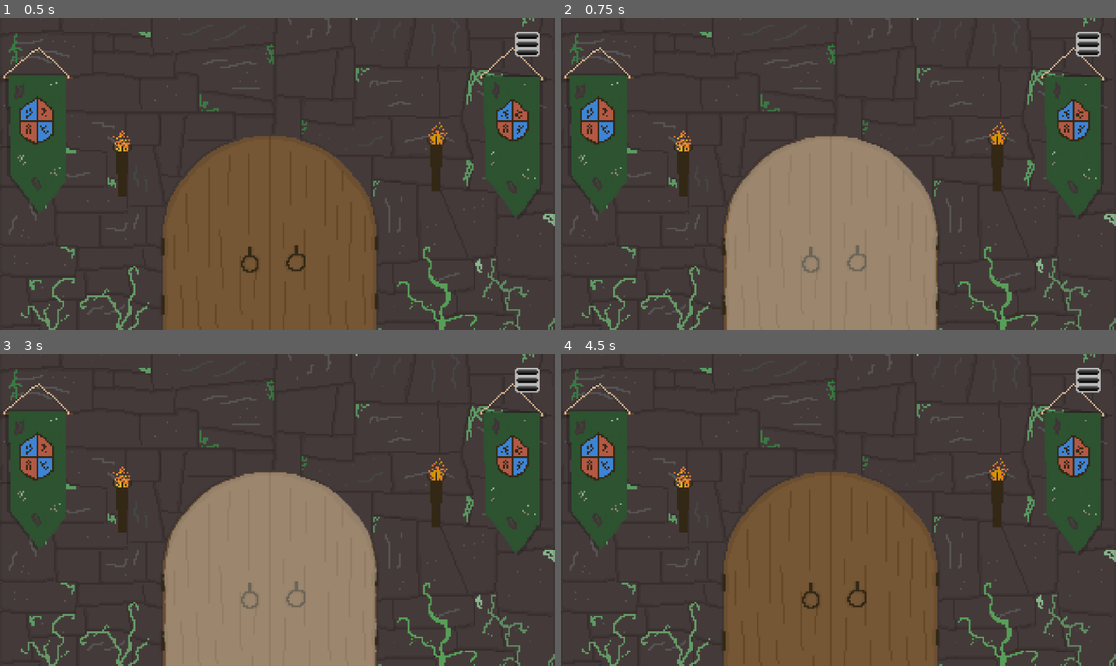
Above: before the commit, frames 1-4 (two rows, left to right).
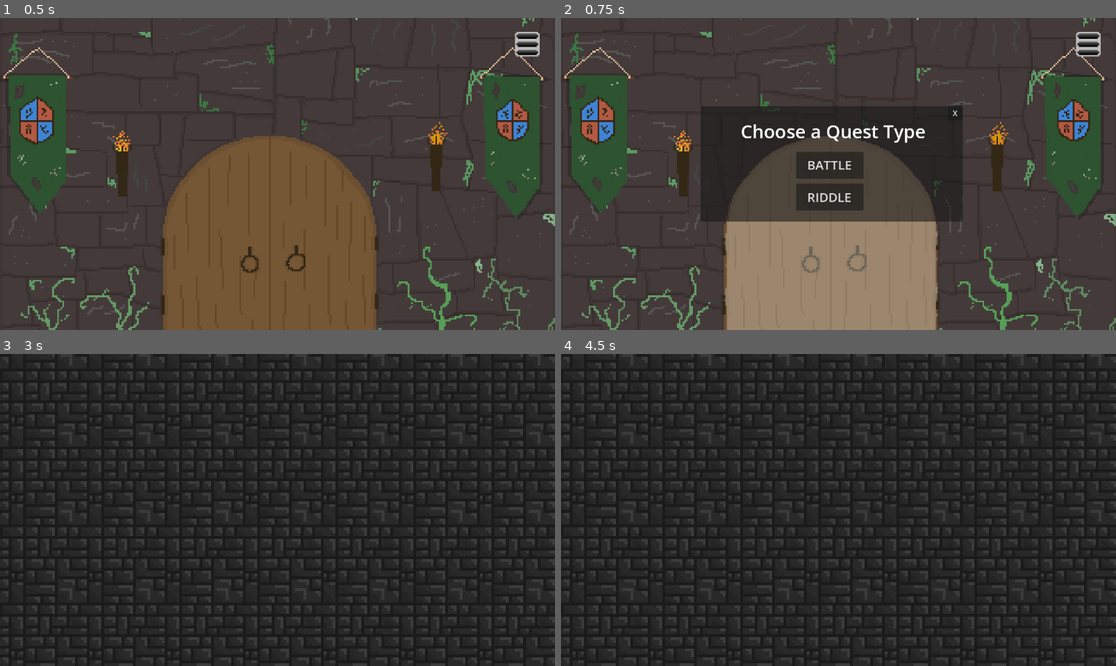
Above: after the commit, the same moments.

Repository: ChristianNoelSchmid/battle_net_client
Game: Godot game, scene res://scenes/main_menu/main_menu.tscn
Same seed, same stepped clock (60 frames per second), same inputs: the game is played once before the commit and once after it.
Inputs (mouse positions are in pixels of both pictures, inside the frame that each line leads up to):
- Up to frame 1 (0.5 s): no input
- Up to frame 2 (0.75 s): click (832, 233) at 0.5 s
- Up to frame 3 (3 s): click (394, 447) at 1.25 s, where only the run after the commit has a clickable "X"; click (271, 569) at 2 s; click (266, 500) at 2.75 s, where only the run after the commit has a clickable "BATTLE"
- Up to frame 4 (4.5 s): click (832, 569) at 3.52 s; click (1088, 378) at 4.27 s

Frame 1 is identical in both runs. In frame 2, 16% of the frame differs, in the area x 25-73%, y 28-66%; in frame 3, 83%, in the area x 0-100%, y 0-100%; in frame 4, 83%.

Commit message:
Added entrance to battle scene, and choice menu for battle / riddle quest in main menu.

Diff:
--- a/config.gd
+++ b/config.gd
@@ -5,3 +5,6 @@
 const CARD_CONSIDERED = 0
 const CARD_NOT_CONSIDERED = 1
 const CARD_CONFIRMED = 2
+
+const BATTLE_QUEST_IDX = 0
+const RIDDLE_QUEST_IDX = 1
--- /dev/null
+++ b/scenes/battle_scene/BattleSprite.tscn
@@ -0,0 +1,3 @@
+[gd_scene format=3 uid="uid://b6h52c2ck4rf2"]
+
+[node name="BattleSprite" type="Node2D"]
--- a/scenes/battle_scene/battle_scene.tscn
+++ b/scenes/battle_scene/battle_scene.tscn
@@ -1,7 +1,20 @@
 [gd_scene load_steps=2 format=3 uid="uid://b38vyfmsmkp6a"]
 
-[ext_resource type="PackedScene" uid="uid://dqpr1l33pgc1f" path="res://scenes/main_menu/main_menu.tscn" id="1_42f0v"]
+[ext_resource type="Texture2D" uid="uid://vmiw8wpsmmky" path="res://assets/cobblestone.png" id="1_gq0ns"]
 
 [node name="BattleScene" type="Node2D"]
 
-[node name="Menu" parent="." instance=ExtResource("1_42f0v")]
+[node name="Background" type="TextureRect" parent="."]
+modulate = Color(0.545098, 0.545098, 0.545098, 1)
+texture_filter = 1
+anchors_preset = 15
+anchor_right = 1.0
+anchor_bottom = 1.0
+offset_left = -12.0
+offset_right = 790.0
+offset_bottom = 504.0
+grow_horizontal = 2
+grow_vertical = 2
+scale = Vector2(6, 6)
+texture = ExtResource("1_gq0ns")
+stretch_mode = 1
--- a/scenes/main_menu/main_menu.gd
+++ b/scenes/main_menu/main_menu.gd
@@ -4,14 +4,17 @@
 
 var _game_state_http_request: HTTPRequest
 var _quest_state_http_request: HTTPRequest
-var _start_monster_quest_request: HTTPRequest
-var _start_riddle_quest_request: HTTPRequest
+var _start_quest_request: HTTPRequest
 
+var _quest_type_panel: Control
 var _loading_panel: Control
 
 func _ready():
+	_quest_type_panel = get_node("/root/Main/Background/QuestTypePanel")
+	_quest_type_panel.hide()
+
 	_loading_panel = get_node("/root/Main/LoadingPanel")
-	_loading_panel.visible = true
+	_loading_panel.show()
 
 	_game_state_http_request = HTTPRequest.new()
 	_game_state_http_request.request_completed.connect(_on_game_state_response)
@@ -21,9 +24,9 @@
 	_quest_state_http_request.request_completed.connect(_on_quest_state_response)
 	add_child(_quest_state_http_request)
 
-	_start_monster_quest_request = HTTPRequest.new()
-	_start_monster_quest_request.request_completed.connect(_on_start_monster_quest_response)
-	add_child(_start_monster_quest_request)
+	_start_quest_request = HTTPRequest.new()
+	_start_quest_request.request_completed.connect(_on_start_quest_response)
+	add_child(_start_quest_request)
 
 	_game_state_http_request.request("%s/game/state" % Config.URL_ROOT,
 		["Authorization: Bearer %s" % ACCESS_TOKEN, "Content-Type: application/json"]
@@ -32,14 +35,33 @@
 		["Authorization: Bearer %s" % ACCESS_TOKEN, "Content-Type: application/json"]
 	)
 
+# Signal Handlers
 func on_quest_btn_pressed():
 	if GameState.quest_state == null:
-		_start_monster_quest_request.request("%s/quest/create/0" % Config.URL_ROOT,
+		_quest_type_panel.show()
+	else:
+		_loading_panel.visible = true
+		get_tree().change_scene_to_file("res://scenes/battle_scene/battle_scene.tscn")
+
+func on_battle_btn_pressed():
+	if GameState.quest_state == null:
+		_start_quest_request.request(
+			"%s/quest/create/%d" % [Config.URL_ROOT, Config.BATTLE_QUEST_IDX],
 			["Authorization: Bearer %s" % ACCESS_TOKEN, "Content-Type: application/json"],
 			HTTPClient.METHOD_POST,
 		)
 		_loading_panel.visible = true
 
+func on_riddle_btn_pressed():
+	if GameState.quest_state == null:
+		_start_quest_request.request(
+			"%s/quest/create/%d" % [Config.URL_ROOT, Config.RIDDLE_QUEST_IDX],
+			["Authorization: Bearer %s" % ACCESS_TOKEN, "Content-Type: application/json"],
+			HTTPClient.METHOD_POST,
+		)
+		_loading_panel.visible = true
+
+# HTTP Response Handlers
 func _on_game_state_response(_result, _response_code, _headers, _body):
 	GameState.game_state = JSON.parse_string(_body.get_string_from_utf8())
 	print("Game State: %s" % GameState.game_state)
@@ -50,7 +72,7 @@
 	print("Quest State: %s" % GameState.quest_state)
 	_loading_panel.visible = false
 
-func _on_start_monster_quest_response(_result, _response_code, _headers, _body):
+func _on_start_quest_response(_result, _response_code, _headers, _body):
 	GameState.quest_state = JSON.parse_string(_body.get_string_from_utf8())
-	print("Monster Quest Started! %s" % GameState.quest_state)
-	_loading_panel.visible = false
+	print("Quest Started! %s" % GameState.quest_state)
+	get_tree().change_scene_to_file("res://scenes/battle_scene/battle_scene.tscn")
--- a/scenes/main_menu/main_menu.tscn
+++ b/scenes/main_menu/main_menu.tscn
@@ -7,6 +7,30 @@
 [ext_resource type="Texture2D" uid="uid://c25yo1vjw20jp" path="res://assets/menu_toggled.png" id="5_msxd8"]
 [ext_resource type="Script" path="res://scenes/main_menu/nav_menu.gd" id="6_feywt"]
 [ext_resource type="PackedScene" uid="uid://bw27ywob164qw" path="res://scenes/loading_panel/loading_panel.tscn" id="7_cq8we"]
+
+[sub_resource type="GDScript" id="GDScript_ft2um"]
+script/source = "extends Control
+class_name QuestTypePanel
+
+signal battle_btn_pressed
+signal riddle_btn_pressed
+
+func on_battle_btn_pressed():
+	visible = false
+	battle_btn_pressed.emit()
+
+func on_riddle_btn_pressed():
+	visible = false
+	riddle_btn_pressed.emit()
+
+func on_close():
+	hide() "
+
+[sub_resource type="LabelSettings" id="LabelSettings_kman7"]
+font_size = 38
+
+[sub_resource type="Theme" id="Theme_coovd"]
+default_font_size = 26
 
 [node name="Main" type="Node"]
 script = ExtResource("1_aslvy")
@@ -40,6 +64,74 @@
 texture_hover = ExtResource("3_cv5tb")
 stretch_mode = 0
 
+[node name="QuestTypePanel" type="Panel" parent="Background"]
+visible = false
+layout_mode = 1
+anchors_preset = -1
+anchor_left = 0.252
+anchor_top = 0.282
+anchor_right = 0.724
+anchor_bottom = 0.653
+offset_left = -0.304016
+offset_top = 0.263992
+offset_right = -0.0480347
+offset_bottom = -0.144043
+script = SubResource("GDScript_ft2um")
+
+[node name="Close" type="Button" parent="Background/QuestTypePanel"]
+layout_mode = 1
+anchors_preset = -1
+anchor_left = 0.943
+anchor_top = -0.004
+anchor_right = 0.998
+anchor_bottom = 0.125
+offset_left = 0.00799561
+offset_top = -0.04
+offset_right = 0.0880127
+text = "X"
+
+[node name="Label" type="Label" parent="Background/QuestTypePanel"]
+layout_mode = 1
+anchors_preset = -1
+anchor_left = 0.153
+anchor_top = 0.108
+anchor_right = 0.86
+anchor_bottom = 0.329
+offset_left = -0.23201
+offset_top = 0.0800037
+offset_right = 0.160004
+offset_bottom = 0.0399933
+text = "Choose a Quest Type"
+label_settings = SubResource("LabelSettings_kman7")
+
+[node name="ButtonBattle" type="Button" parent="Background/QuestTypePanel"]
+layout_mode = 1
+anchors_preset = -1
+anchor_left = 0.364
+anchor_top = 0.396
+anchor_right = 0.621
+anchor_bottom = 0.629
+offset_left = -0.0160065
+offset_top = -0.0400085
+offset_right = 0.175964
+offset_bottom = 0.0399933
+theme = SubResource("Theme_coovd")
+text = "BATTLE"
+
+[node name="ButtonRiddle" type="Button" parent="Background/QuestTypePanel"]
+layout_mode = 1
+anchors_preset = -1
+anchor_left = 0.364
+anchor_top = 0.671
+anchor_right = 0.621
+anchor_bottom = 0.904
+offset_left = -0.0160065
+offset_top = -0.0400085
+offset_right = 0.175964
+offset_bottom = 0.0399933
+theme = SubResource("Theme_coovd")
+text = "RIDDLE"
+
 [node name="MenuHamburger" type="TextureButton" parent="."]
 texture_filter = 1
 anchors_preset = -1
@@ -60,3 +152,6 @@
 visible = false
 
 [connection signal="pressed" from="Background/QuestButton" to="." method="on_quest_btn_pressed"]
+[connection signal="pressed" from="Background/QuestTypePanel/Close" to="Background/QuestTypePanel" method="hide"]
+[connection signal="pressed" from="Background/QuestTypePanel/ButtonBattle" to="." method="on_battle_btn_pressed"]
+[connection signal="pressed" from="Background/QuestTypePanel/ButtonRiddle" to="." method="on_riddle_btn_pressed"]
--- a/scenes/main_menu/nav_menu.gd
+++ b/scenes/main_menu/nav_menu.gd
@@ -10,5 +10,5 @@
 
 
 # Called every frame. 'delta' is the elapsed time since the previous frame.
-func _process(delta):
+func _process(_delta):
 	pass
Not shown: 1 places in scenes/main_menu/main_menu.tscn that only renumber resources
